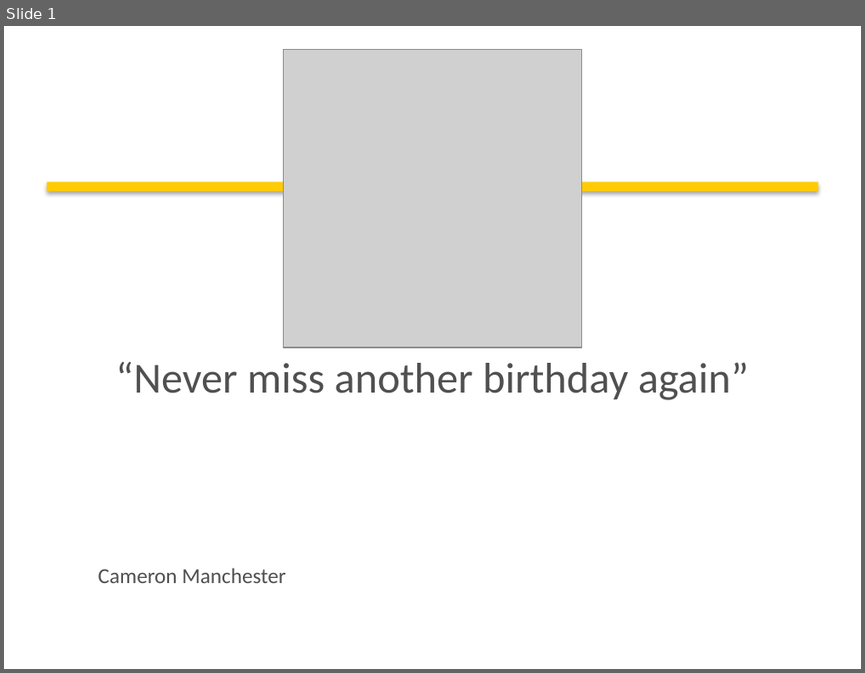
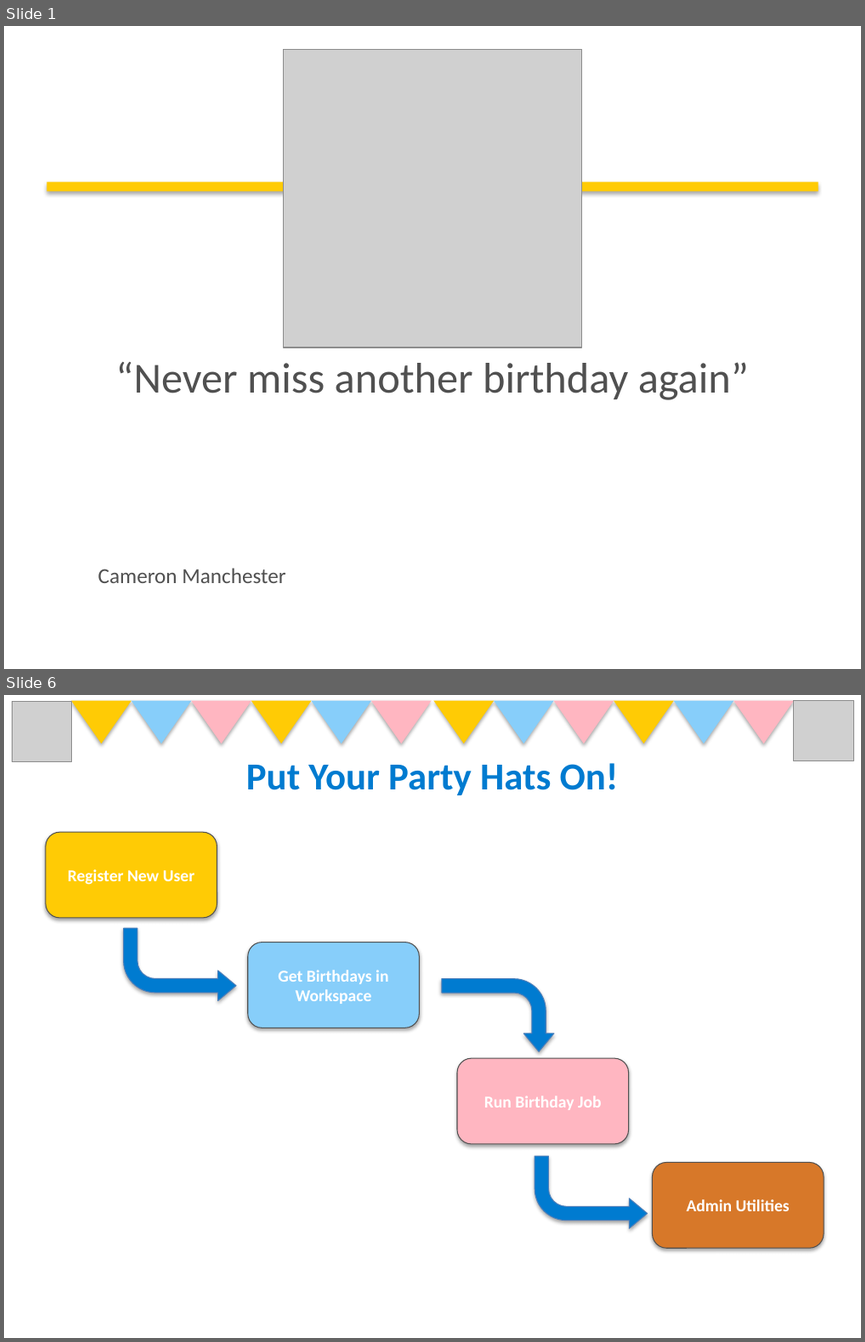
Before and after one commit to Cammm111/Birthday-Buddy, a slide deck: Birthday_Buddy_Presentation.pptx. Shown one above the other, each under a label of ours: slide 1 before the commit, slides 1 and 6 after it; the slides between them are not shown. The pictures are 865x673 and 865x1342 pixels, drawn with LibreOffice and Linux fonts; fonts in the diff are those of the drawing; grey boxes stand for pictures. Boxes give left, top, right and bottom in pixels: in the first picture for what was removed or moved away, otherwise in the second. Text is boxed around its words. In the diff, an @@ line names an element or a change of style, - is before the commit and + after.

```diff
--- a/Birthday_Buddy_Presentation.pptx
+++ b/Birthday_Buddy_Presentation.pptx
@@ slide 6 added at <box>4,695,861,1338</box>, background #FFFFFF @@
@@ rectangle added at <box>4,695,523,1338</box>, fill gradient #FFFFFF @@
@@ picture added at <box>12,702,72,762</box> @@
@@ group added at <box>72,701,793,743</box>: 12 triangles @@
@@ picture added at <box>793,701,853,761</box> @@
@@ text added at <box>246,763,619,795</box>, 32 pt, text #007BD0, bold @@
+Put Your Party Hats On!
@@ rounded rectangle added at <box>46,832,217,918</box>, fill #FFCB05, outline #505050 0.75 pt, 14 pt, text #FFFFFF, bold @@
+Register New User
@@ bent arrow added at <box>124,928,236,1001</box>, fill #007BD0, outline #4B7EBC 0.75 pt @@
@@ rounded rectangle added at <box>248,941,420,1027</box>, fill #87CEFA, outline #505050 0.75 pt, 14 pt, text #FFFFFF, bold @@
+Get Birthdays in Workspace
@@ bent arrow added at <box>442,979,554,1051</box>, fill #007BD0, outline #4B7EBC 0.75 pt @@
@@ rounded rectangle added at <box>457,1058,629,1144</box>, fill #FFB6C1, outline #505050 0.75 pt, 14 pt, text #FFFFFF, bold @@
+Run Birthday Job
@@ bent arrow added at <box>534,1156,647,1229</box>, fill #007BD0, outline #4B7EBC 0.75 pt @@
@@ rounded rectangle added at <box>652,1162,823,1247</box>, fill #D77829, outline #505050 0.75 pt, 14 pt, text #FFFFFF, bold @@
+Admin Utilities
```
Also in this commit, not shown: 3 slides changed, 1 other slide added, 1 other file.
